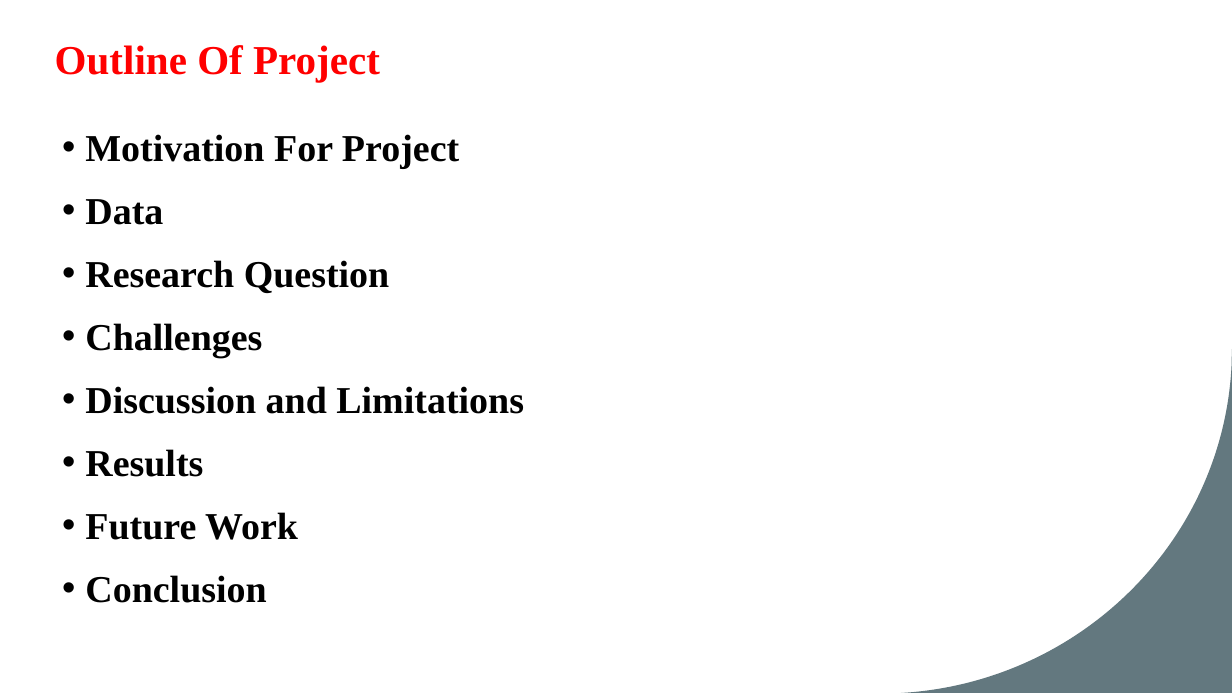
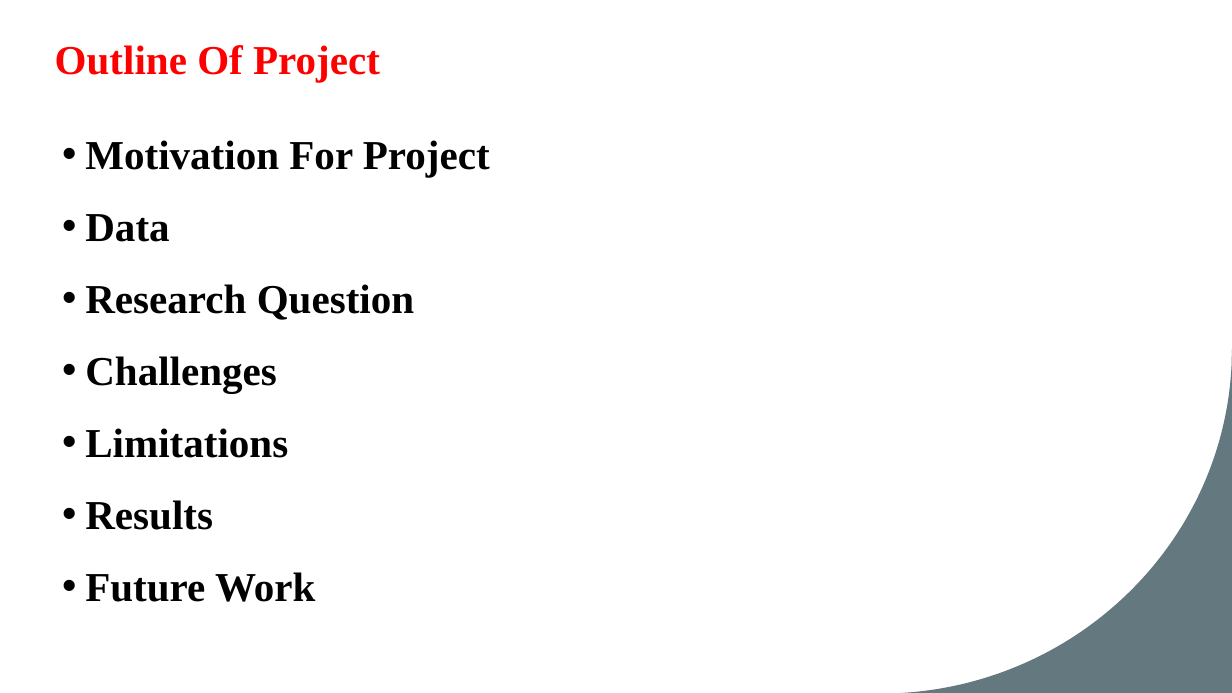
Before and after one commit to vinay-polanki/ATC_R_Project, a slide deck: slide 2 of Atc & Visualisation.pptx. Drawn at 1232x693 pixels with LibreOffice and Linux fonts; fonts in the diff are those of the drawing. Boxes give left, top, right and bottom in pixels: in the first picture for what was removed or moved away, otherwise in the second. Text is boxed around its words. In the diff, an @@ line names an element or a change of style, - is before the commit and + after.

```diff
--- a/Atc & Visualisation.pptx
+++ b/Atc & Visualisation.pptx
@@ text at [85,140,490,602]: size 29.6 to 32 pt in "Motivation For Project", "Data", "Research Question", "Challenges" and 2 more places; line spacing 1.1 to 1.2 @@
@@ text at [85,428,288,458]: text changed; size 29.6 to 32 pt @@
-• Discussion and Limitations
+• Limitations
@@ text at [85,575,266,603]: paragraph removed @@
-• Conclusion
```
Also in this commit, not shown: 5 other slides changed, 2 slides added.
